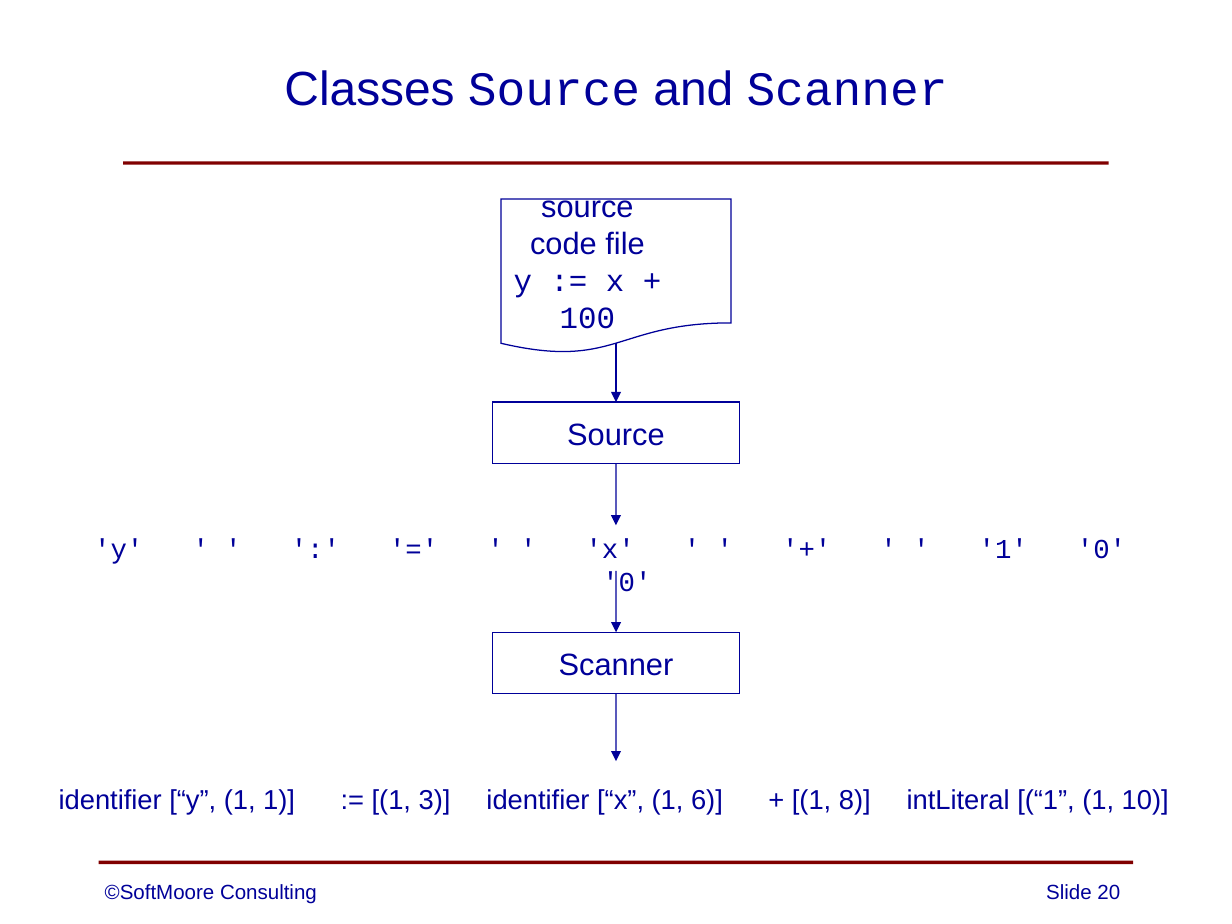
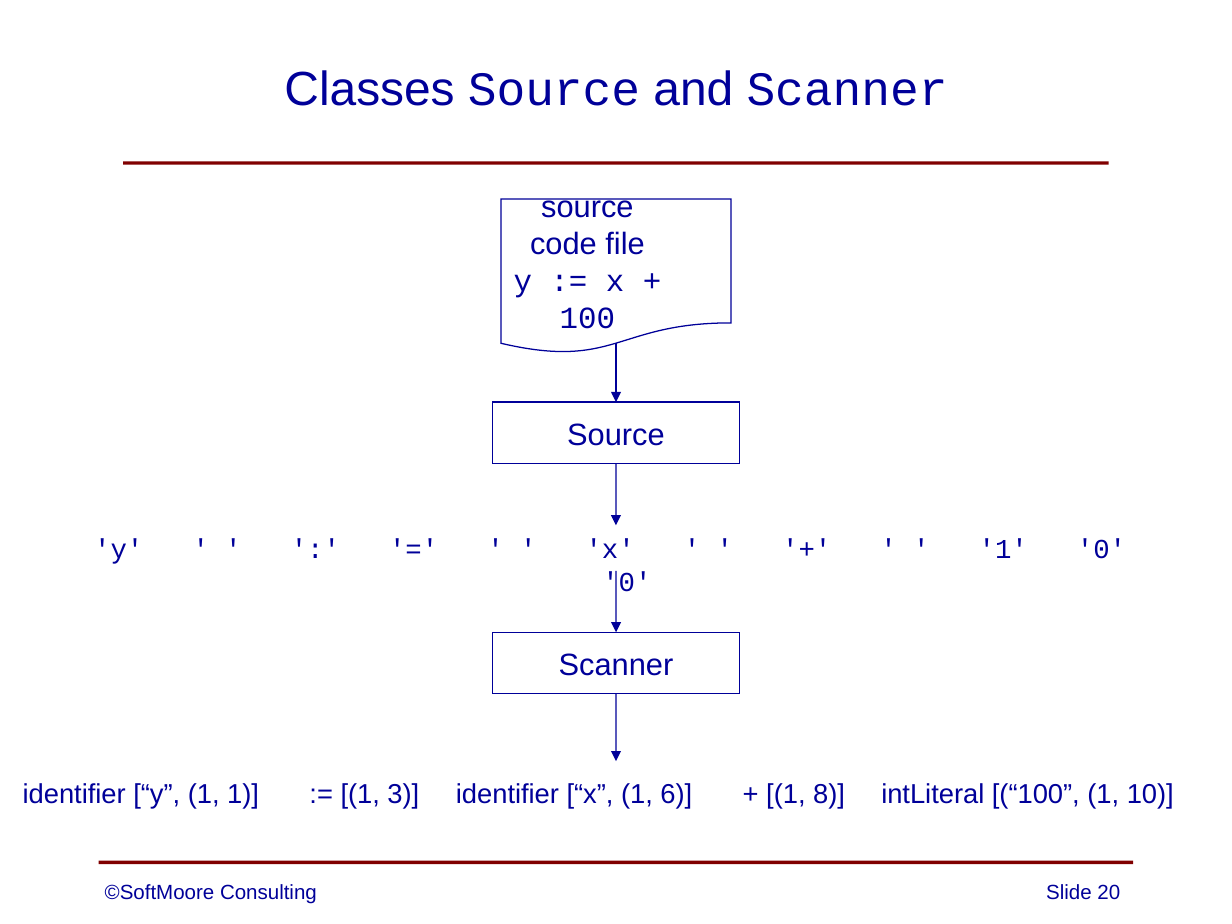
Before and after one commit to SoftMoore/CPRL-Java-4th, a slide deck: slide 20 of PowerPoints/05 - Lexical Analysis.pptx. Drawn at 1232x924 pixels with LibreOffice and Linux fonts; fonts in the diff are those of the drawing. Boxes give left, top, right and bottom in pixels: in the first picture for what was removed or moved away, otherwise in the second. Text is boxed around its words. In the diff, an @@ line names an element or a change of style, - is before the commit and + after.

```diff
--- a/PowerPoints/05 - Lexical Analysis.pptx
+++ b/PowerPoints/05 - Lexical Analysis.pptx
@@ text "identifier [“y”, (1, 1)]": place and size @@
-text "identifier [“y”, (1, 1)]" at [59,789,295,814]
+text "identifier [“y”, (1, 1)]" at [23,783,259,809]
@@ text ":= [(1, 3)]": place and size @@
-text ":= [(1, 3)]" at [372,789,451,814]
+text ":= [(1, 3)]" at [341,783,419,809]
@@ text "identifier [“x”, (1, 6)]": place and size @@
-text "identifier [“x”, (1, 6)]" at [486,789,723,814]
+text "identifier [“x”, (1, 6)]" at [456,783,692,809]
@@ text "+ [(1, 8)]": place and size @@
-text "+ [(1, 8)]" at [792,789,871,814]
+text "+ [(1, 8)]" at [766,783,845,809]
@@ text at [881,783,1174,809]: text changed @@
-intLiteral [(“1”, (1, 10)]
+intLiteral [(“100”, (1, 10)]
```
Also in this commit, not shown: 1 other file.
